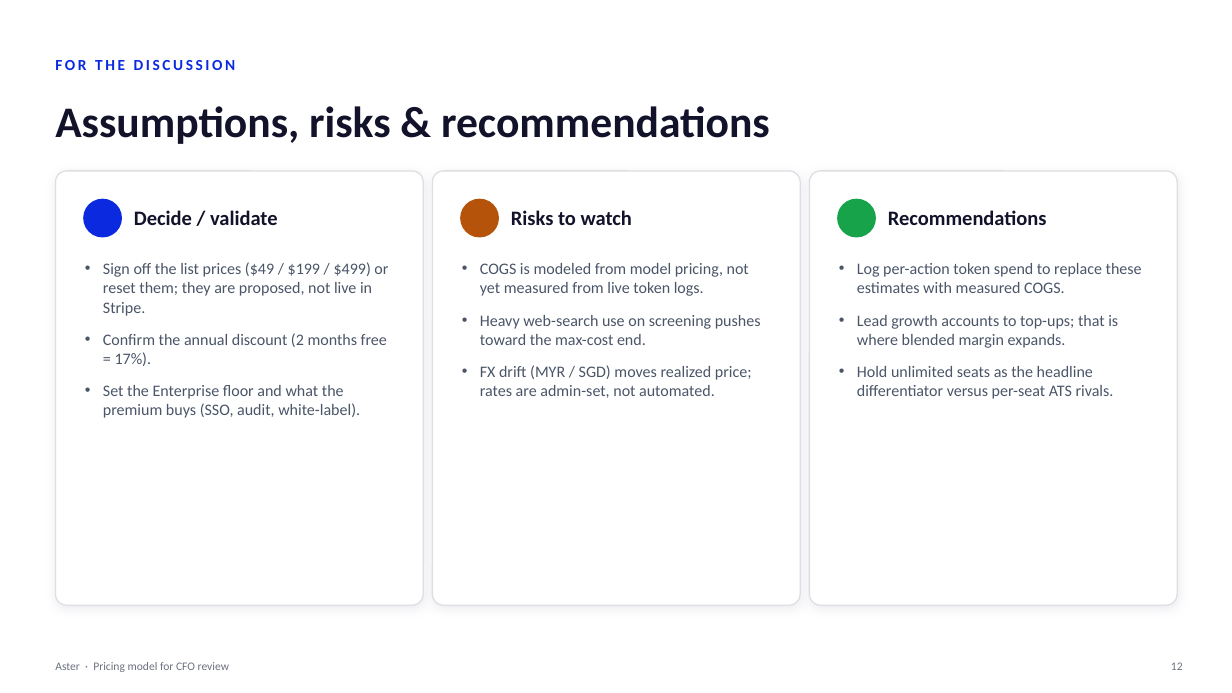
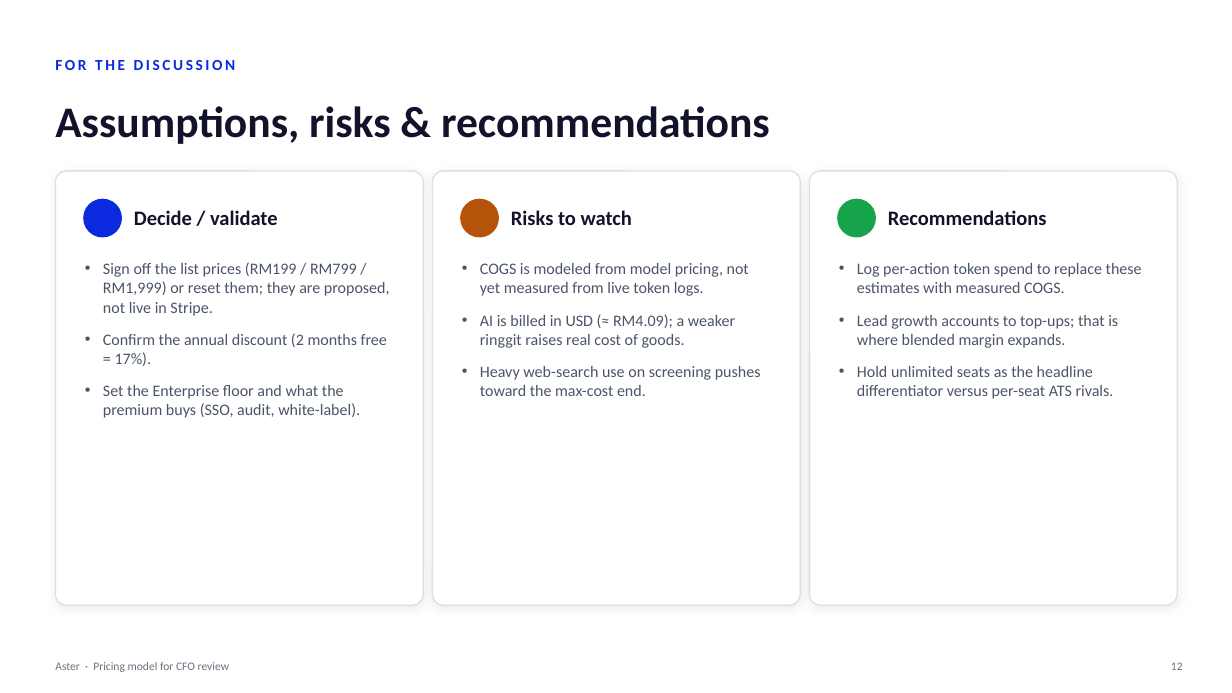
Before and after one commit to shahramly83/aster, a slide deck: slide 12 of docs/aster-pricing-cfo.pptx. Drawn at 1232x693 pixels with LibreOffice and Linux fonts; fonts in the diff are those of the drawing. Boxes give left, top, right and bottom in pixels: in the first picture for what was removed or moved away, otherwise in the second. Text is boxed around its words. In the diff, an @@ line names an element or a change of style, - is before the commit and + after.

```diff
--- a/docs/aster-pricing-cfo.pptx
+++ b/docs/aster-pricing-cfo.pptx
@@ text at (103, 262, 390, 316): text changed @@
-• Sign off the list prices ($49 / $199 / $499) or reset them; they are proposed, not live in Stripe.
+• Sign off the list prices (RM199 / RM799 / RM1,999) or reset them; they are proposed, not live in Stripe.
@@ text at (480, 314, 735, 348): paragraph added @@
+• AI is billed in USD (≈ RM4.09); a weaker ringgit raises real cost of goods.
@@ text at (480, 365, 752, 398): paragraph removed @@
-• FX drift (MYR / SGD) moves realized price; rates are admin-set, not automated.
```
Also in this commit, not shown: 7 other slides changed.
